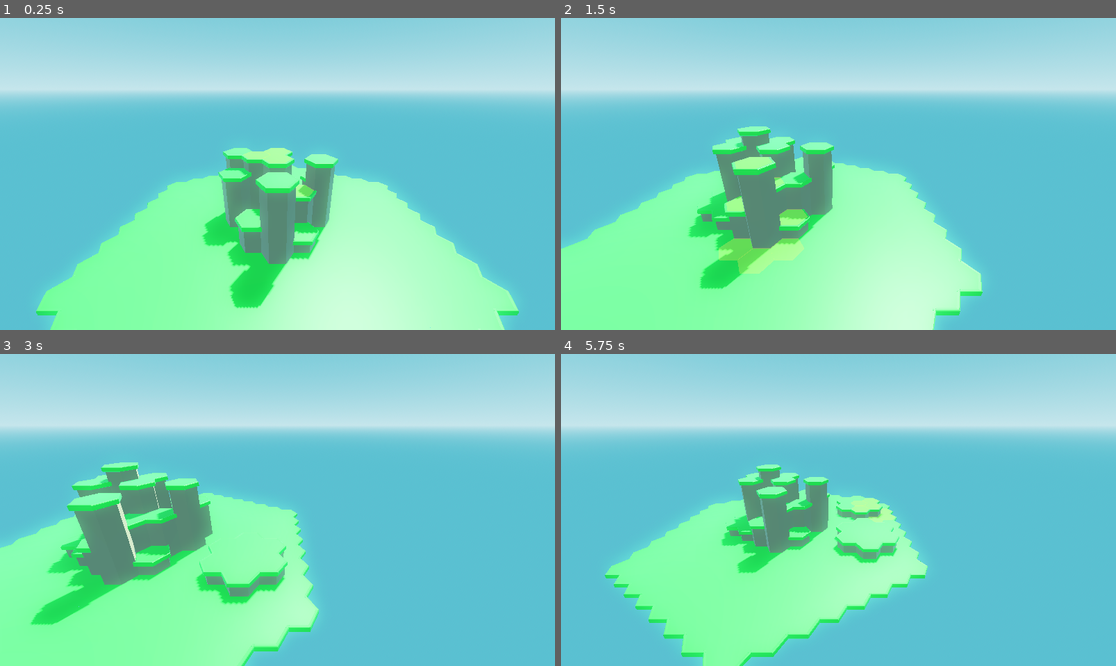
Above: before the commit, frames 1-4 (two rows, left to right).
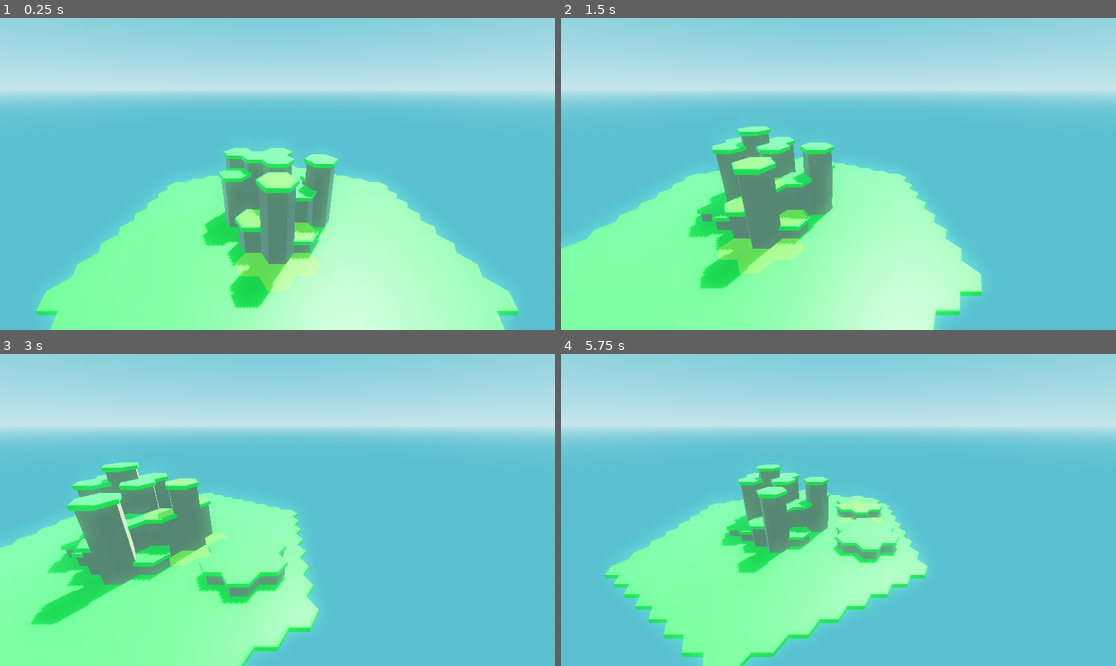
Above: after the commit, the same moments.

Repository: sixthkind/hexagon-godot
Game: Godot game, scene res://scene.tscn
Two runs of this game, one before a commit and one after it. Both use one fixed random seed, a clock stepped at 60 frames per second and the inputs below.
Inputs (mouse positions are in pixels of both pictures, inside the frame that each line leads up to):
- Up to frame 1 (0.25 s): no input
- Up to frame 2 (1.5 s): tap Enter at 0.5 s; move the mouse to (960, 158) at 0.52 s; hold D 0.53-1.25 s; tap Q at 0.6 s; click (960, 158) at 0.67 s; drag from (727, 189) to (810, 236) at 1.27 s
- Up to frame 3 (3 s): tap Space at 2 s; move the mouse to (333, 441) at 2.02 s; hold D 2.03-2.75 s; tap Shift at 2.1 s; drag from (249, 572) to (111, 463) at 2.77 s
- Up to frame 4 (5.75 s): tap Enter at 3.5 s; move the mouse to (1005, 556) at 3.52 s; hold A 3.53-4.25 s; tap Q at 3.6 s; drag from (672, 463) to (755, 432) at 4.27 s; tap Space at 5 s; move the mouse to (866, 510) at 5.02 s; hold S from 5.03 s (still down); tap Shift at 5.1 s; click (866, 510) at 5.17 s

The runs differ from the first frame. In frame 1, 1.7% of the frame differs, in the area x 42-57%, y 41-88%; in frame 2, less than 0.1%; in frame 3, 0.6%; in frame 4, 0.2%.

Commit message:
Fix hexagon colliders

Diff:
--- a/scripts/hexagons/Hexagon.gd
+++ b/scripts/hexagons/Hexagon.gd
@@ -54,9 +54,9 @@
 
 func update_collider():
 	var collider: CollisionPolygon3D = find_child("Collider")
-	var half_height: float = (self.height + HexagonUtils.COVER_HEIGHT) / 2
-	collider.position = Vector3(0, half_height, 0)
-	collider.depth = half_height
+	var height: float = self.height + HexagonUtils.COVER_HEIGHT
+	collider.position = Vector3(0, height / 2, 0)
+	collider.depth = height
 
 func update_height(change: int):
 	height += change
Binary file changed: models/highlight.glb
